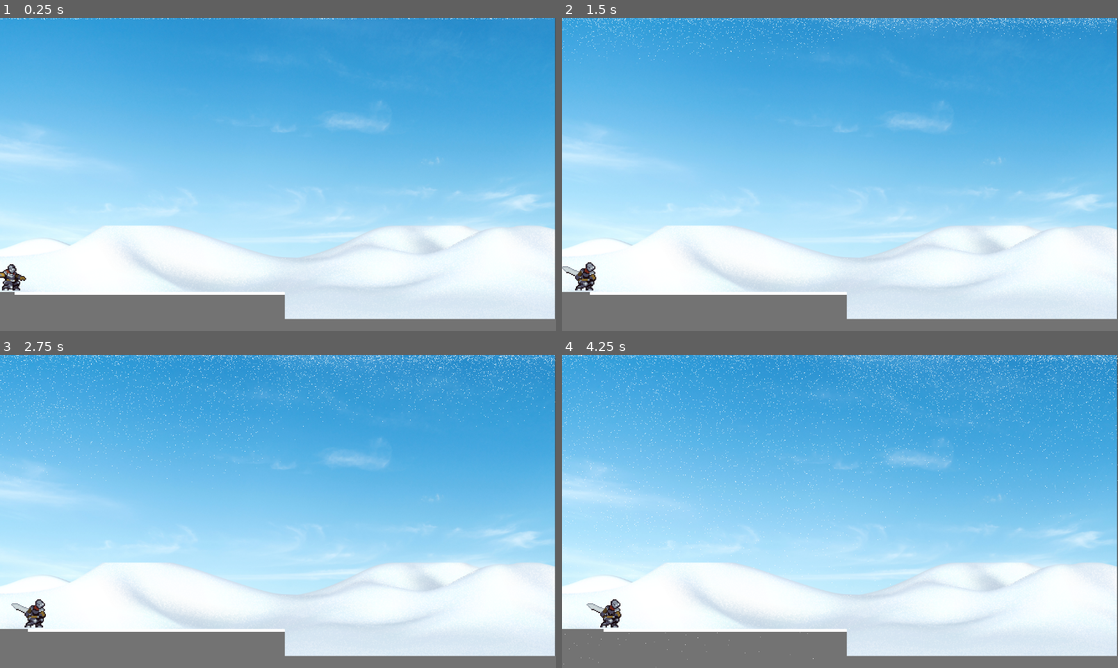
Above: before the commit, frames 1-4 (two rows, left to right).
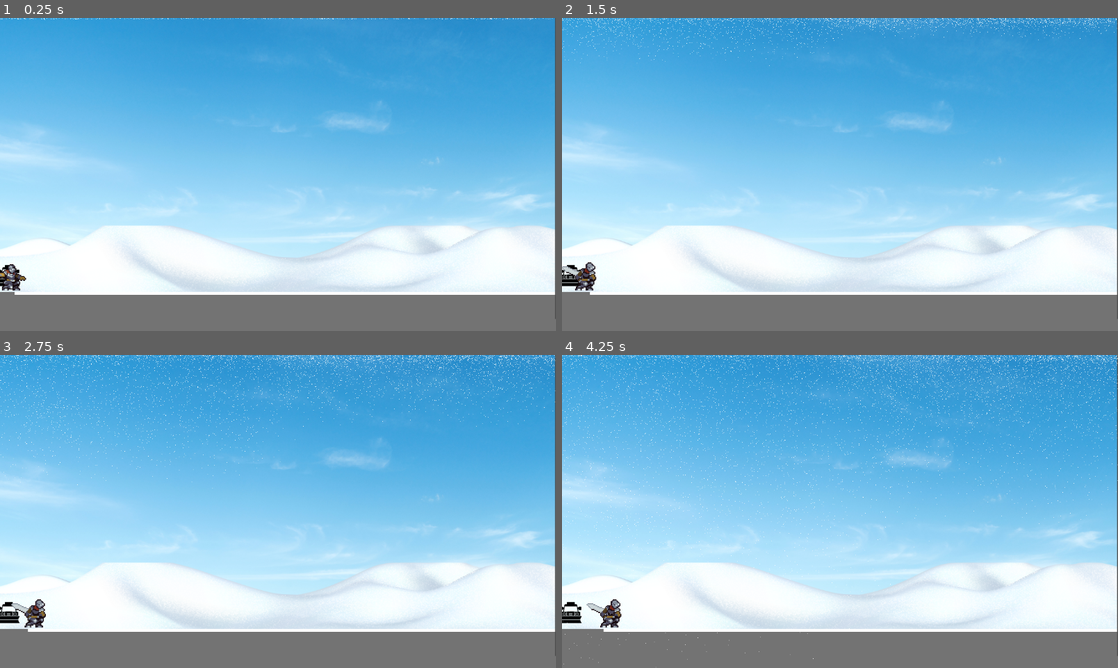
Above: after the commit, the same moments.

Repository: JBrohinsky/Schlemiel-Schlimazel
Game: Godot game, scene res://main_scene.tscn
The game is run twice, just before and just after one commit, with the same random seed, the same clock (stepped at 60 frames per second) and the same inputs.
Inputs:
- Up to frame 1 (0.25 s): no input
- Up to frame 2 (1.5 s): tap Enter at 0.5 s; tap Space (space) at 0.6, 1.35 s
- Up to frame 3 (2.75 s): tap Space (space) at 2.1 s
- Up to frame 4 (4.25 s): tap Space (space) at 2.85, 3.6 s

The runs differ from the first frame. In frame 1, 4.2% of the frame differs, in the area x 0-100%, y 78-97%; in frame 2, 4.3%; in frame 3, 4.3%; in frame 4, 4.4%.

Commit message:
behind the scene godot changes needed

Diff:
--- a/main_scene.tscn
+++ b/main_scene.tscn
@@ -83,7 +83,7 @@
 position = Vector2(562, 567)
 tile_set = SubResource("TileSet_ka4ej")
 format = 2
-layer_0/tile_data = PackedInt32Array(0, 65536, 0, 131052, 0, 0, 196588, 0, 0, 131053, 0, 0 …(1141 unchanged characters)…
+layer_0/tile_data = PackedInt32Array(131052, 0, 0, 196588, 0, 0, 131053, 0, 0 …(1141 unchanged characters)…
 
 [node name="GPUParticles2D" type="GPUParticles2D" parent="."]
 position = Vector2(551, 1)
--- a/player_controller.tscn
+++ b/player_controller.tscn
@@ -104,12 +104,11 @@
 position = Vector2(0, 488)
 tile_set = SubResource("TileSet_p5x8q")
 format = 2
-layer_0/tile_data = PackedInt32Array(0, 1, 0, 1, 65537, 0, 3 …(214 unchanged characters)…  18, 65537, 0, 19, 65537, 0, 65535, 1, 0)
+layer_0/tile_data = PackedInt32Array(0, 1, 0, 1, 65537, 0, 3 …(214 unchanged characters)…  18, 65537, 0, 19, 65537, 0, 65535, 1, 0, 20, 65537, 0, 21, 65537, 0, 22, 65537, 0, 23, 65537, 0, 24, 65537, 0, 25, 65537, 0, 26, 65537, 0, 27, 65537, 0, 28, 65537, 0, 29, 65537, 0, 30, 65537, 0, 40, 65537, 0, 39, 65537, 0, 31, 65537, 0, 32, 65537, 0, 33, 65537, 0, 34, 65537, 0, 35, 65537, 0, 36, 65537, 0, 37, 65537, 0, 38, 65537, 0)
 script = ExtResource("3_3251b")
 
 [node name="Snowplow" type="Sprite2D" parent="."]
 position = Vector2(16, 454)
-scale = Vector2(0.02, 0.02)
 texture = ExtResource("5_j4rgh")
 
 [node name="Shoveler" type="CharacterBody2D" parent="."]
Not shown: 1 places in main_scene.tscn that only renumber resources
